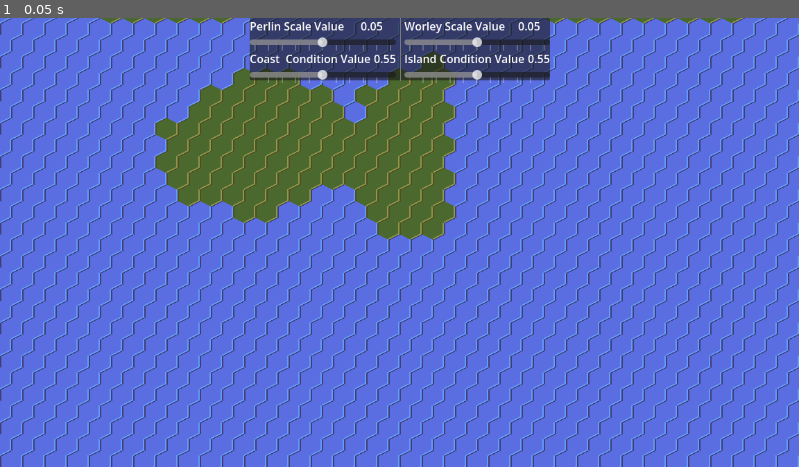
Above: before the commit, frame 1.
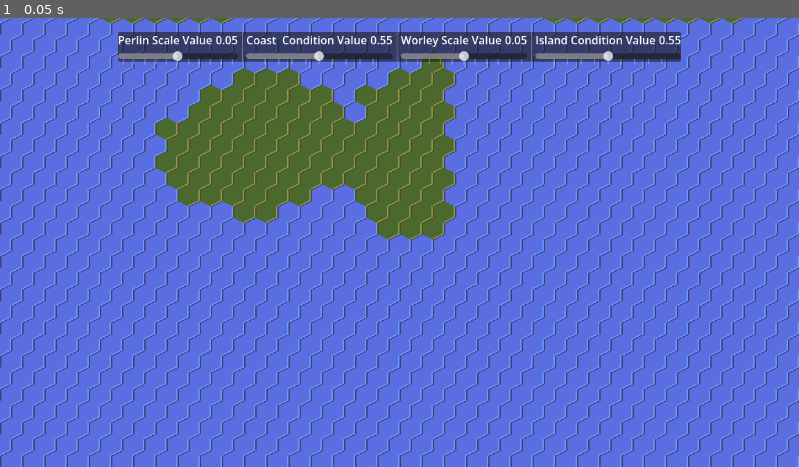
Above: after the commit, the same moment.

Repository: beardy-dev/hex-noise-terrain-generation
Game: Godot game, scene res://main.tscn
Same seed, same stepped clock (60 frames per second), same inputs: the game is played once before the commit and once after it.
Inputs:
- Up to frame 1 (0.05 s): no input

The runs differ from the first frame. In frame 1, 6.2% of the frame differs, in the area x 14-86%, y 0-15%.

Commit message:
just moving some UI stuff around

Diff:
--- a/ui.gd
+++ b/ui.gd
@@ -6,19 +6,19 @@
 signal coastConditionChanged
 
 # Perlin Scale Input Controls
-@onready var perlinScaleSlider : HSlider = $PanelContainer/Controls/VBoxContainer/PerlinScaleBox/PerlinScaleInputSlider
-@onready var perlinScaleLabel : Label = $PanelContainer/Controls/VBoxContainer/PerlinScaleBox/HBoxContainer/PerlinScaleValueLabel
+@onready var perlinScaleSlider : HSlider = $PanelContainer/Controls/PerlinScaleBox/PerlinScaleInputSlider
+@onready var perlinScaleLabel : Label = $PanelContainer/Controls/PerlinScaleBox/HBoxContainer/PerlinScaleValueLabel
 
 # Worley Scale Input Controls
-@onready var worleyScaleSlider : HSlider = $PanelContainer/Controls/VBoxContainer2/WorleyScaleBox/WorleyScaleInputSlider
-@onready var worleyScaleLabel : Label = $PanelContainer/Controls/VBoxContainer2/WorleyScaleBox/HBoxContainer/WorleyScaleValueLabel
+@onready var worleyScaleSlider : HSlider = $PanelContainer/Controls/WorleyScaleBox/WorleyScaleInputSlider
+@onready var worleyScaleLabel : Label = $PanelContainer/Controls/WorleyScaleBox/HBoxContainer/WorleyScaleValueLabel
 
 # Sample Noise Condition Input Controls
-@onready var islandConditionSlider : HSlider = $PanelContainer/Controls/VBoxContainer2/IslandConditionBox/IslandConditionInputSlider
-@onready var islandConditionLabel : Label = $PanelContainer/Controls/VBoxContainer2/IslandConditionBox/HBoxContainer/IslandConditionValueLabel
+@onready var islandConditionSlider : HSlider = $PanelContainer/Controls/IslandConditionBox/IslandConditionInputSlider
+@onready var islandConditionLabel : Label = $PanelContainer/Controls/IslandConditionBox/HBoxContainer/IslandConditionValueLabel
 
-@onready var coastConditionSlider : HSlider = $PanelContainer/Controls/VBoxContainer/CoastConditionBox/CoastConditionInputSlider
-@onready var coastConditionLabel : Label = $PanelContainer/Controls/VBoxContainer/CoastConditionBox/HBoxContainer/CoastConditionValueLabel
+@onready var coastConditionSlider : HSlider = $PanelContainer/Controls/CoastConditionBox/CoastConditionInputSlider
+@onready var coastConditionLabel : Label = $PanelContainer/Controls/CoastConditionBox/HBoxContainer/CoastConditionValueLabel
 
 # Called when the node enters the scene tree for the first time.
 func _ready() -> void:
--- a/ui.tscn
+++ b/ui.tscn
@@ -9,42 +9,40 @@
 anchors_preset = 5
 anchor_left = 0.5
 anchor_right = 0.5
-offset_left = -196.5
-offset_right = 196.5
-offset_bottom = 90.0
+offset_left = -397.0
+offset_top = 20.0
+offset_right = 397.0
+offset_bottom = 63.0
 grow_horizontal = 2
-size_flags_horizontal = 3
-size_flags_vertical = 3
+size_flags_vertical = 0
 
 [node name="Controls" type="HBoxContainer" parent="PanelContainer" unique_id=2109917301]
 layout_mode = 2
-size_flags_horizontal = 0
-size_flags_vertical = 0
+size_flags_horizontal = 4
+size_flags_vertical = 4
 alignment = 1
 
-[node name="VBoxContainer" type="VBoxContainer" parent="PanelContainer/Controls" unique_id=304555276]
-layout_mode = 2
-
-[node name="PerlinScaleBox" type="VBoxContainer" parent="PanelContainer/Controls/VBoxContainer" unique_id=1129899427]
+[node name="PerlinScaleBox" type="VBoxContainer" parent="PanelContainer/Controls" unique_id=1129899427]
 layout_mode = 2
 size_flags_horizontal = 3
 
-[node name="HBoxContainer" type="HBoxContainer" parent="PanelContainer/Controls/VBoxContainer/PerlinScaleBox" unique_id=1923851807]
+[node name="HBoxContainer" type="HBoxContainer" parent="PanelContainer/Controls/PerlinScaleBox" unique_id=1923851807]
 layout_mode = 2
 
-[node name="Label" type="Label" parent="PanelContainer/Controls/VBoxContainer/PerlinScaleBox/HBoxContainer" unique_id=141206387]
+[node name="Label" type="Label" parent="PanelContainer/Controls/PerlinScaleBox/HBoxContainer" unique_id=141206387]
 layout_mode = 2
 size_flags_horizontal = 3
 text = "Perlin Scale Value"
 horizontal_alignment = 1
 
-[node name="PerlinScaleValueLabel" type="Label" parent="PanelContainer/Controls/VBoxContainer/PerlinScaleBox/HBoxContainer" unique_id=396058125]
+[node name="PerlinScaleValueLabel" type="Label" parent="PanelContainer/Controls/PerlinScaleBox/HBoxContainer" unique_id=396058125]
 layout_mode = 2
 size_flags_horizontal = 3
+text = "0.05"
 horizontal_alignment = 1
 vertical_alignment = 1
 
-[node name="PerlinScaleInputSlider" type="HSlider" parent="PanelContainer/Controls/VBoxContainer/PerlinScaleBox" unique_id=1063415902]
+[node name="PerlinScaleInputSlider" type="HSlider" parent="PanelContainer/Controls/PerlinScaleBox" unique_id=1063415902]
 layout_mode = 2
 size_flags_horizontal = 3
 max_value = 0.1
@@ -53,26 +51,30 @@
 tick_count = 11
 ticks_on_borders = true
 
-[node name="CoastConditionBox" type="VBoxContainer" parent="PanelContainer/Controls/VBoxContainer" unique_id=145020695]
+[node name="VSeparator" type="VSeparator" parent="PanelContainer/Controls" unique_id=954782217]
+layout_mode = 2
+
+[node name="CoastConditionBox" type="VBoxContainer" parent="PanelContainer/Controls" unique_id=145020695]
 layout_mode = 2
 size_flags_horizontal = 3
 
-[node name="HBoxContainer" type="HBoxContainer" parent="PanelContainer/Controls/VBoxContainer/CoastConditionBox" unique_id=1489075109]
+[node name="HBoxContainer" type="HBoxContainer" parent="PanelContainer/Controls/CoastConditionBox" unique_id=1489075109]
 layout_mode = 2
 
-[node name="Label" type="Label" parent="PanelContainer/Controls/VBoxContainer/CoastConditionBox/HBoxContainer" unique_id=710148114]
+[node name="Label" type="Label" parent="PanelContainer/Controls/CoastConditionBox/HBoxContainer" unique_id=710148114]
 layout_mode = 2
 size_flags_horizontal = 3
 text = "Coast  Condition Value"
 horizontal_alignment = 1
 
-[node name="CoastConditionValueLabel" type="Label" parent="PanelContainer/Controls/VBoxContainer/CoastConditionBox/HBoxContainer" unique_id=1340206034]
+[node name="CoastConditionValueLabel" type="Label" parent="PanelContainer/Controls/CoastConditionBox/HBoxContainer" unique_id=1340206034]
 layout_mode = 2
 size_flags_horizontal = 3
+text = "0.55"
 horizontal_alignment = 1
 vertical_alignment = 1
 
-[node name="CoastConditionInputSlider" type="HSlider" parent="PanelContainer/Controls/VBoxContainer/CoastConditionBox" unique_id=300915763]
+[node name="CoastConditionInputSlider" type="HSlider" parent="PanelContainer/Controls/CoastConditionBox" unique_id=300915763]
 layout_mode = 2
 size_flags_horizontal = 3
 min_value = 0.4
@@ -81,33 +83,30 @@
 value = 0.55
 tick_count = 11
 
-[node name="VSeparator" type="VSeparator" parent="PanelContainer/Controls" unique_id=954782217]
+[node name="VSeparator2" type="VSeparator" parent="PanelContainer/Controls" unique_id=154299333]
 layout_mode = 2
 
-[node name="VBoxContainer2" type="VBoxContainer" parent="PanelContainer/Controls" unique_id=476085848]
-layout_mode = 2
-
-[node name="WorleyScaleBox" type="VBoxContainer" parent="PanelContainer/Controls/VBoxContainer2" unique_id=2004159062]
+[node name="WorleyScaleBox" type="VBoxContainer" parent="PanelContainer/Controls" unique_id=2004159062]
 layout_mode = 2
 size_flags_horizontal = 3
 
-[node name="HBoxContainer" type="HBoxContainer" parent="PanelContainer/Controls/VBoxContainer2/WorleyScaleBox" unique_id=873818459]
+[node name="HBoxContainer" type="HBoxContainer" parent="PanelContainer/Controls/WorleyScaleBox" unique_id=873818459]
 layout_mode = 2
 
-[node name="Label" type="Label" parent="PanelContainer/Controls/VBoxContainer2/WorleyScaleBox/HBoxContainer" unique_id=668729732]
+[node name="Label" type="Label" parent="PanelContainer/Controls/WorleyScaleBox/HBoxContainer" unique_id=668729732]
 layout_mode = 2
 size_flags_horizontal = 3
 text = "Worley Scale Value"
 horizontal_alignment = 1
 
-[node name="WorleyScaleValueLabel" type="Label" parent="PanelContainer/Controls/VBoxContainer2/WorleyScaleBox/HBoxContainer" unique_id=59219588]
+[node name="WorleyScaleValueLabel" type="Label" parent="PanelContainer/Controls/WorleyScaleBox/HBoxContainer" unique_id=59219588]
 layout_mode = 2
 size_flags_horizontal = 3
 text = "0.1"
 horizontal_alignment = 1
 vertical_alignment = 1
 
-[node name="WorleyScaleInputSlider" type="HSlider" parent="PanelContainer/Controls/VBoxContainer2/WorleyScaleBox" unique_id=1092258837]
+[node name="WorleyScaleInputSlider" type="HSlider" parent="PanelContainer/Controls/WorleyScaleBox" unique_id=1092258837]
 layout_mode = 2
 size_flags_horizontal = 3
 max_value = 0.1
@@ -116,27 +115,30 @@
 tick_count = 11
 ticks_on_borders = true
 
-[node name="IslandConditionBox" type="VBoxContainer" parent="PanelContainer/Controls/VBoxContainer2" unique_id=116576418]
+[node name="VSeparator3" type="VSeparator" parent="PanelContainer/Controls" unique_id=1280810012]
+layout_mode = 2
+
+[node name="IslandConditionBox" type="VBoxContainer" parent="PanelContainer/Controls" unique_id=116576418]
 layout_mode = 2
 size_flags_horizontal = 3
 
-[node name="HBoxContainer" type="HBoxContainer" parent="PanelContainer/Controls/VBoxContainer2/IslandConditionBox" unique_id=1054188406]
+[node name="HBoxContainer" type="HBoxContainer" parent="PanelContainer/Controls/IslandConditionBox" unique_id=1054188406]
 layout_mode = 2
 
-[node name="Label" type="Label" parent="PanelContainer/Controls/VBoxContainer2/IslandConditionBox/HBoxContainer" unique_id=1952850226]
+[node name="Label" type="Label" parent="PanelContainer/Controls/IslandConditionBox/HBoxContainer" unique_id=1952850226]
 layout_mode = 2
 size_flags_horizontal = 3
 text = "Island Condition Value"
 horizontal_alignment = 1
 
-[node name="IslandConditionValueLabel" type="Label" parent="PanelContainer/Controls/VBoxContainer2/IslandConditionBox/HBoxContainer" unique_id=310211696]
+[node name="IslandConditionValueLabel" type="Label" parent="PanelContainer/Controls/IslandConditionBox/HBoxContainer" unique_id=310211696]
 layout_mode = 2
 size_flags_horizontal = 3
 text = "0.5"
 horizontal_alignment = 1
 vertical_alignment = 1
 
-[node name="IslandConditionInputSlider" type="HSlider" parent="PanelContainer/Controls/VBoxContainer2/IslandConditionBox" unique_id=491719553]
+[node name="IslandConditionInputSlider" type="HSlider" parent="PanelContainer/Controls/IslandConditionBox" unique_id=491719553]
 layout_mode = 2
 size_flags_horizontal = 3
 min_value = 0.4
@@ -145,7 +147,7 @@
 value = 0.55
 tick_count = 11
 
-[connection signal="value_changed" from="PanelContainer/Controls/VBoxContainer/PerlinScaleBox/PerlinScaleInputSlider" to="." method="perlinScaleValueChange"]
-[connection signal="value_changed" from="PanelContainer/Controls/VBoxContainer/CoastConditionBox/CoastConditionInputSlider" to="." method="coastConditionValueChange"]
-[connection signal="value_changed" from="PanelContainer/Controls/VBoxContainer2/WorleyScaleBox/WorleyScaleInputSlider" to="." method="worleyScaleValueChange"]
-[connection signal="value_changed" from="PanelContainer/Controls/VBoxContainer2/IslandConditionBox/IslandConditionInputSlider" to="." method="IslandConditionValueChange"]
+[connection signal="value_changed" from="PanelContainer/Controls/PerlinScaleBox/PerlinScaleInputSlider" to="." method="perlinScaleValueChange"]
+[connection signal="value_changed" from="PanelContainer/Controls/CoastConditionBox/CoastConditionInputSlider" to="." method="coastConditionValueChange"]
+[connection signal="value_changed" from="PanelContainer/Controls/WorleyScaleBox/WorleyScaleInputSlider" to="." method="worleyScaleValueChange"]
+[connection signal="value_changed" from="PanelContainer/Controls/IslandConditionBox/IslandConditionInputSlider" to="." method="IslandConditionValueChange"]
